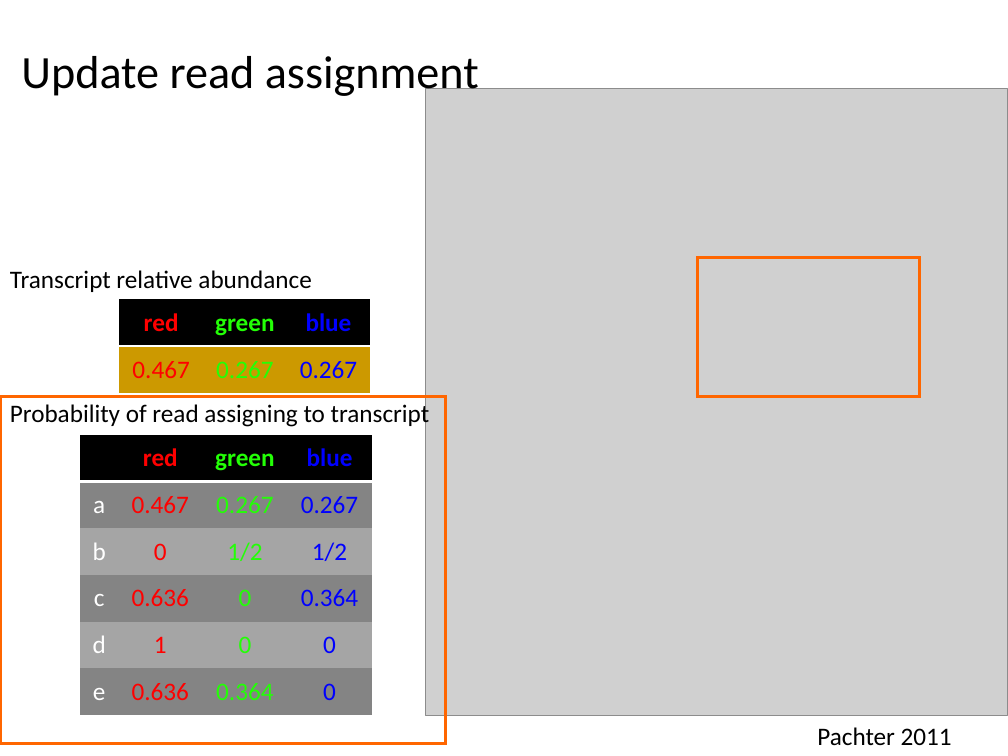
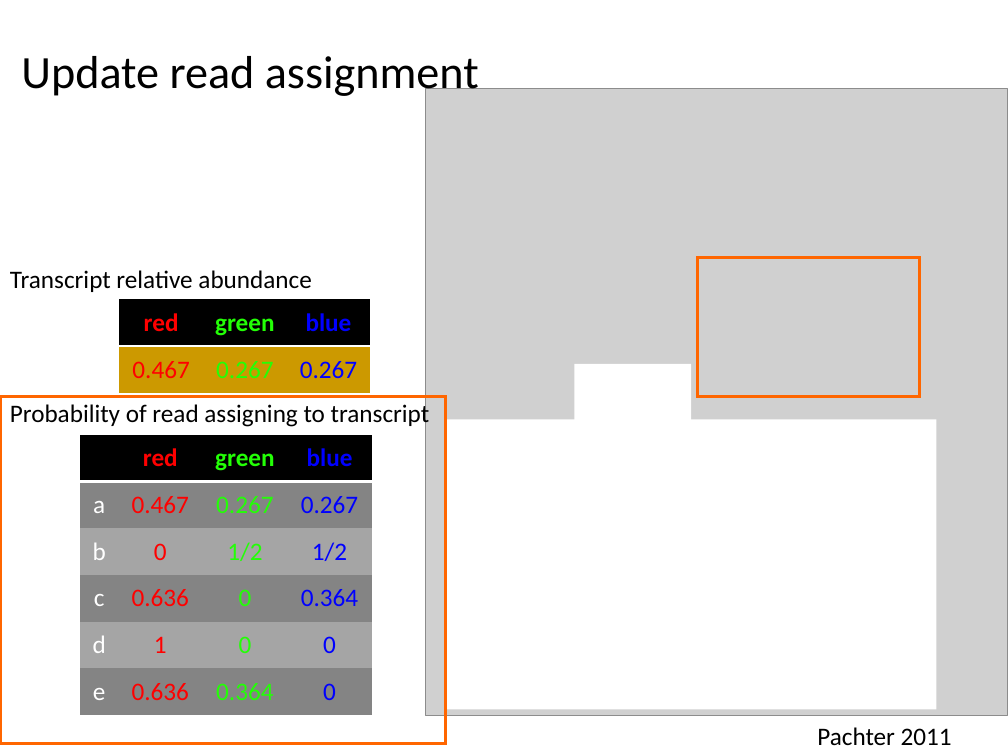
Before and after one commit to Yue-Jiang/achems, a slide deck: slide 10 of rnaseq_workshop.pptx (slide 9 before the commit). Drawn at 1008x756 pixels with LibreOffice and Linux fonts; fonts in the diff are those of the drawing; grey boxes stand for pictures. Boxes give left, top, right and bottom in pixels: in the first picture for what was removed or moved away, otherwise in the second. Text is boxed around its words. In the diff, an @@ line names an element or a change of style, - is before the commit and + after.

```diff
--- a/rnaseq_workshop.pptx
+++ b/rnaseq_workshop.pptx
@@ rectangle added at [575, 364, 691, 475], fill #FFFFFF @@
@@ rectangle added at [446, 419, 936, 710], fill #FFFFFF @@
```
Also in this commit, not shown: 4 other slides changed, 3 slides added.
